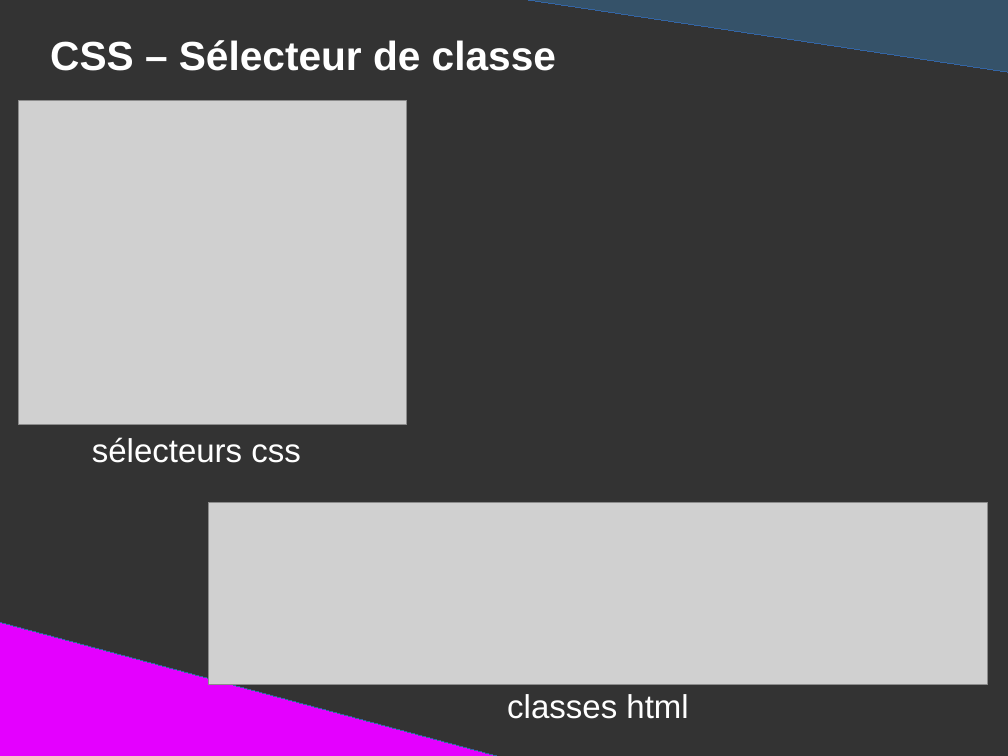
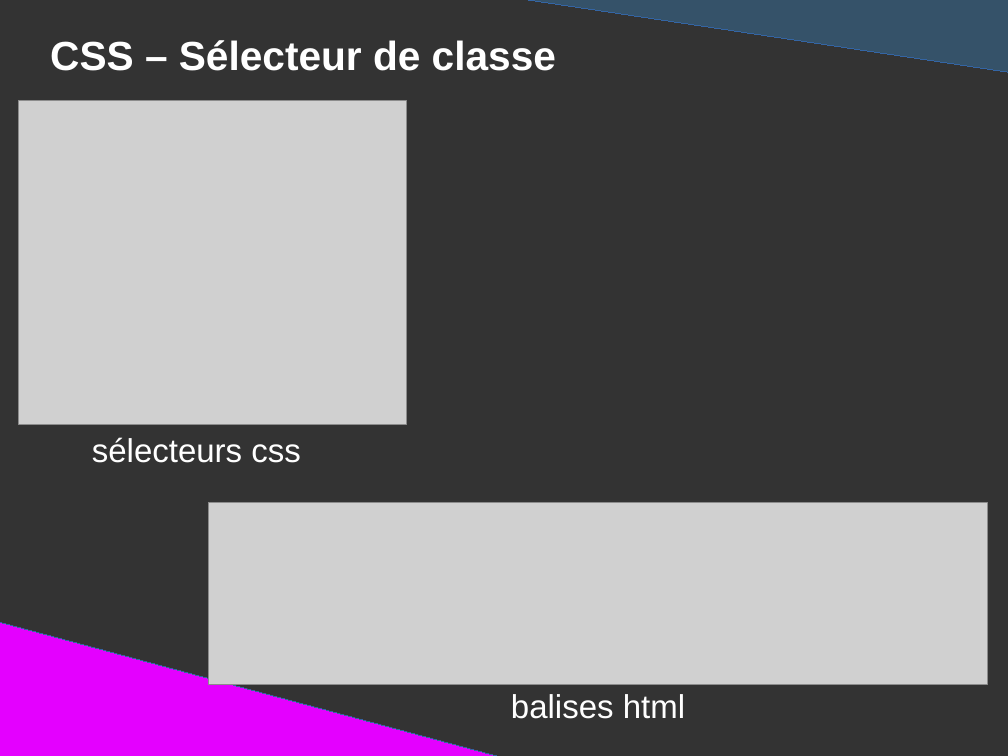
Before and after one commit to DanYellow/presentations, a slide deck: slide 54 of mmi/html/presentation.odp (slide 52 before the commit). Drawn at 1008x756 pixels with LibreOffice and Linux fonts; fonts in the diff are those of the drawing; grey boxes stand for pictures. Boxes give left, top, right and bottom in pixels: in the first picture for what was removed or moved away, otherwise in the second. Text is boxed around its words. In the diff, an @@ line names an element or a change of style, - is before the commit and + after.

```diff
--- a/mmi/html/presentation.odp
+++ b/mmi/html/presentation.odp
@@ title at (511, 694, 685, 719): text changed @@
-classes html
+balises html
```
Also in this commit, not shown: 19 other slides changed, 2 slides added, 2 other files.
